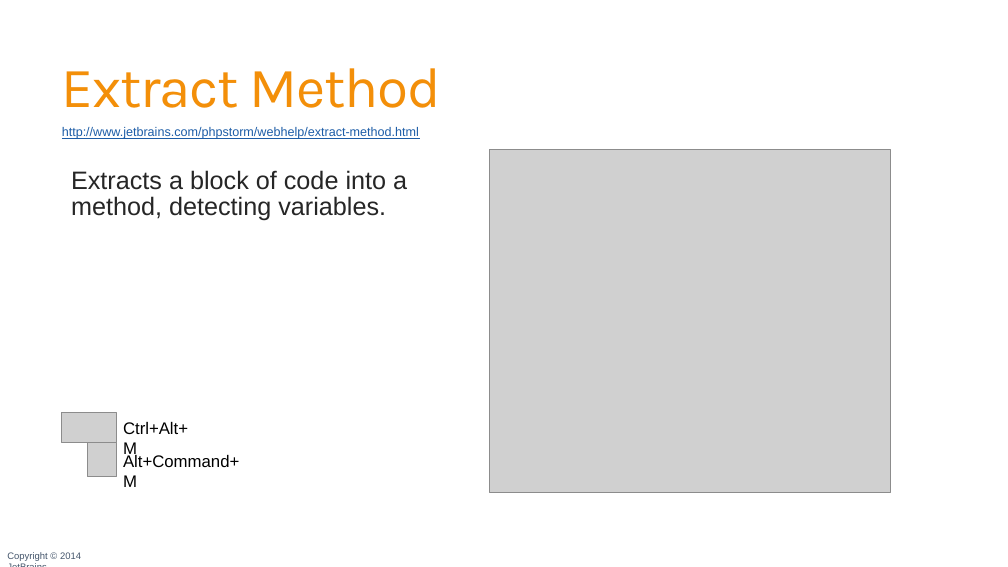
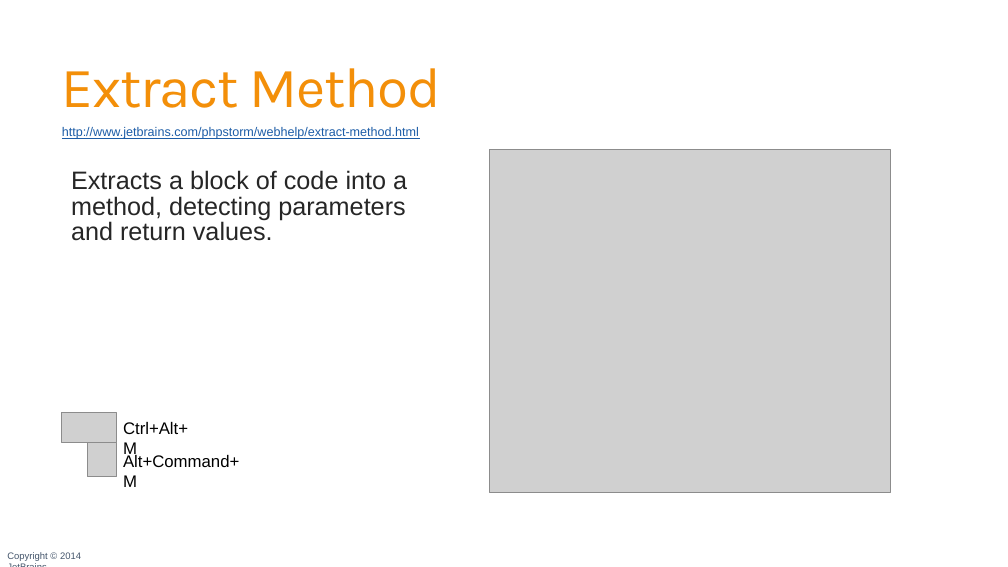
Before and after one commit to JetBrains/phpstorm-workshop, a slide deck: slide 65 of PhpStorm Workshop.pptx. Drawn at 1008x567 pixels with LibreOffice and Linux fonts; fonts in the diff are those of the drawing; grey boxes stand for pictures; background and template pictures are left out. Boxes give left, top, right and bottom in pixels: in the first picture for what was removed or moved away, otherwise in the second. Text is boxed around its words. In the diff, an @@ line names an element or a change of style, - is before the commit and + after.

Commit message:
Updated some typos in the slide deck

```diff
--- a/PhpStorm Workshop.pptx
+++ b/PhpStorm Workshop.pptx
@@ text at bbox=[71, 170, 407, 241]: text changed @@
-  Extracts a block of code into a method, detecting variables.
+  Extracts a block of code into a method, detecting parameters and return values.
```
Also in this commit, not shown: 3 other slides changed, 1 other file.
